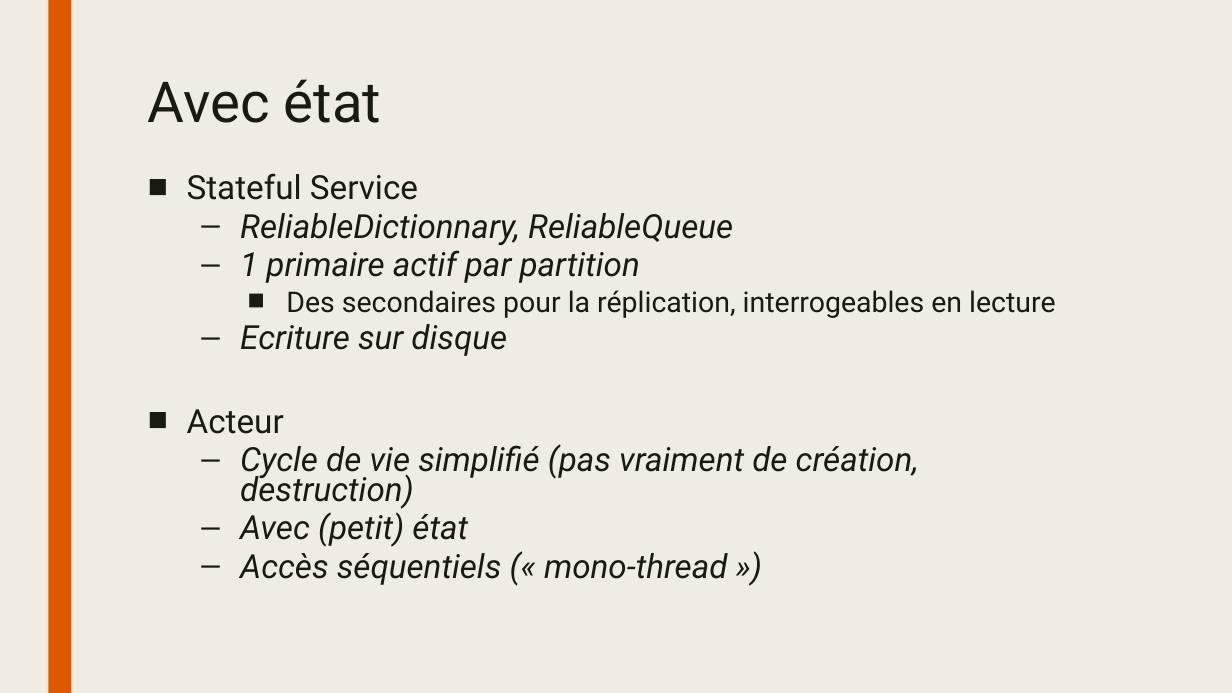
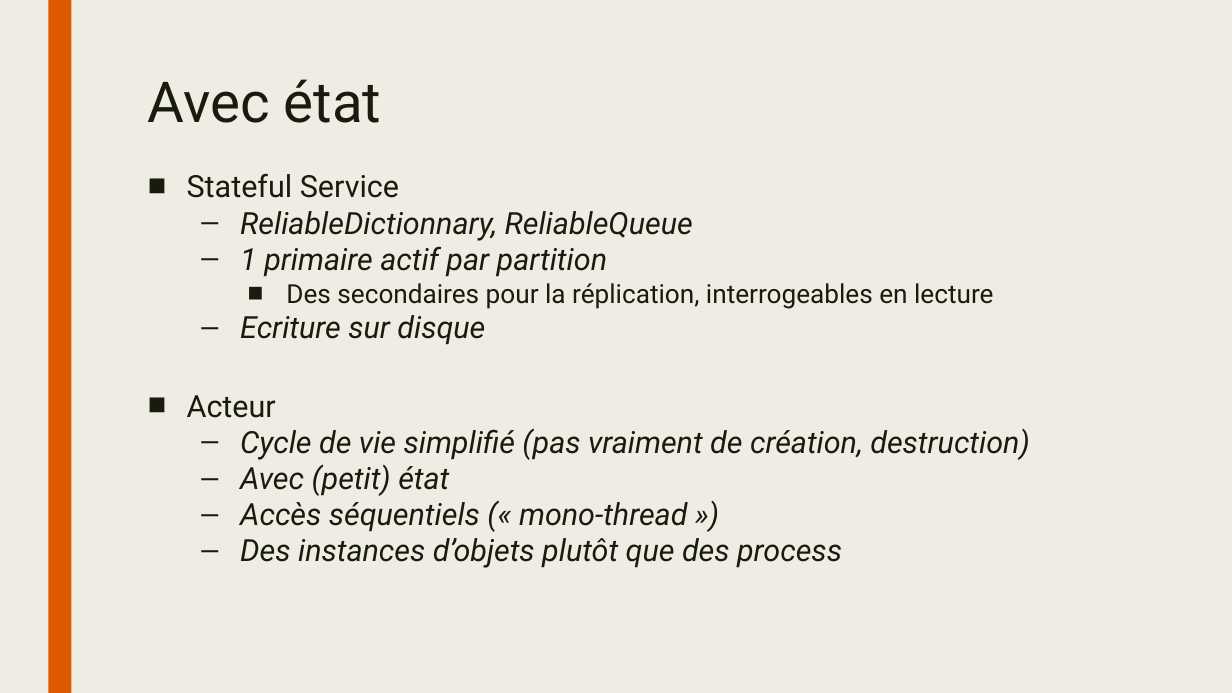
Before and after one commit to sebcanonica/Service-Fabric-Demo, a slide deck: slide 7 of Service Fabric Intro.pptx. Drawn at 1232x693 pixels with LibreOffice and Linux fonts; fonts in the diff are those of the drawing; background and template pictures are left out. Boxes give left, top, right and bottom in pixels: in the first picture for what was removed or moved away, otherwise in the second. Text is boxed around its words. In the diff, an @@ line names an element or a change of style, - is before the commit and + after.

```diff
--- a/Service Fabric Intro.pptx
+++ b/Service Fabric Intro.pptx
@@ text at (187,174,1030,532): size 25.9 to 23.8 pt in "Stateful Service", "ReliableDictionnary, ReliableQueue", "1 primaire actif par partition", "Ecriture sur disque" and 4 more places; size 22.2 to 20.4 pt in "Des secondaires pour la réplication, interrogeables en ..." @@
@@ text at (240,538,842,568): paragraph added @@
+  – Des instances d’objets plutôt que des process
```
Also in this commit, not shown: 2 other slides changed, 1 slide removed.
